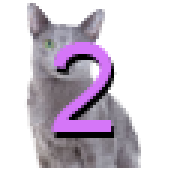
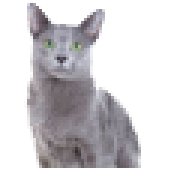
Layers edited between the first and the second 174 × 177 image:
hid "Label" over [51, 42, 114, 132]
hid "Label Shadow" over [54, 48, 117, 138]
